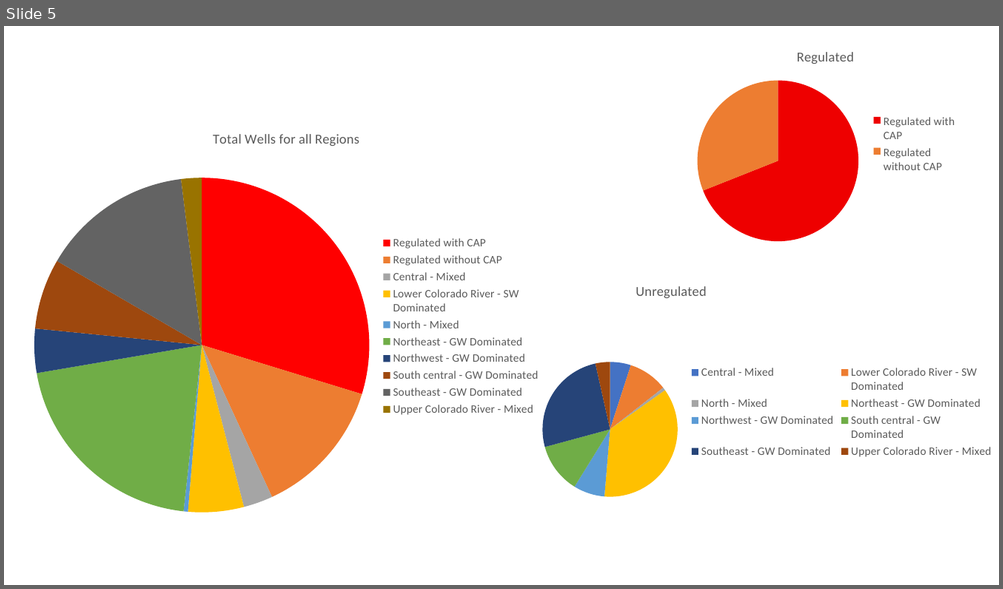
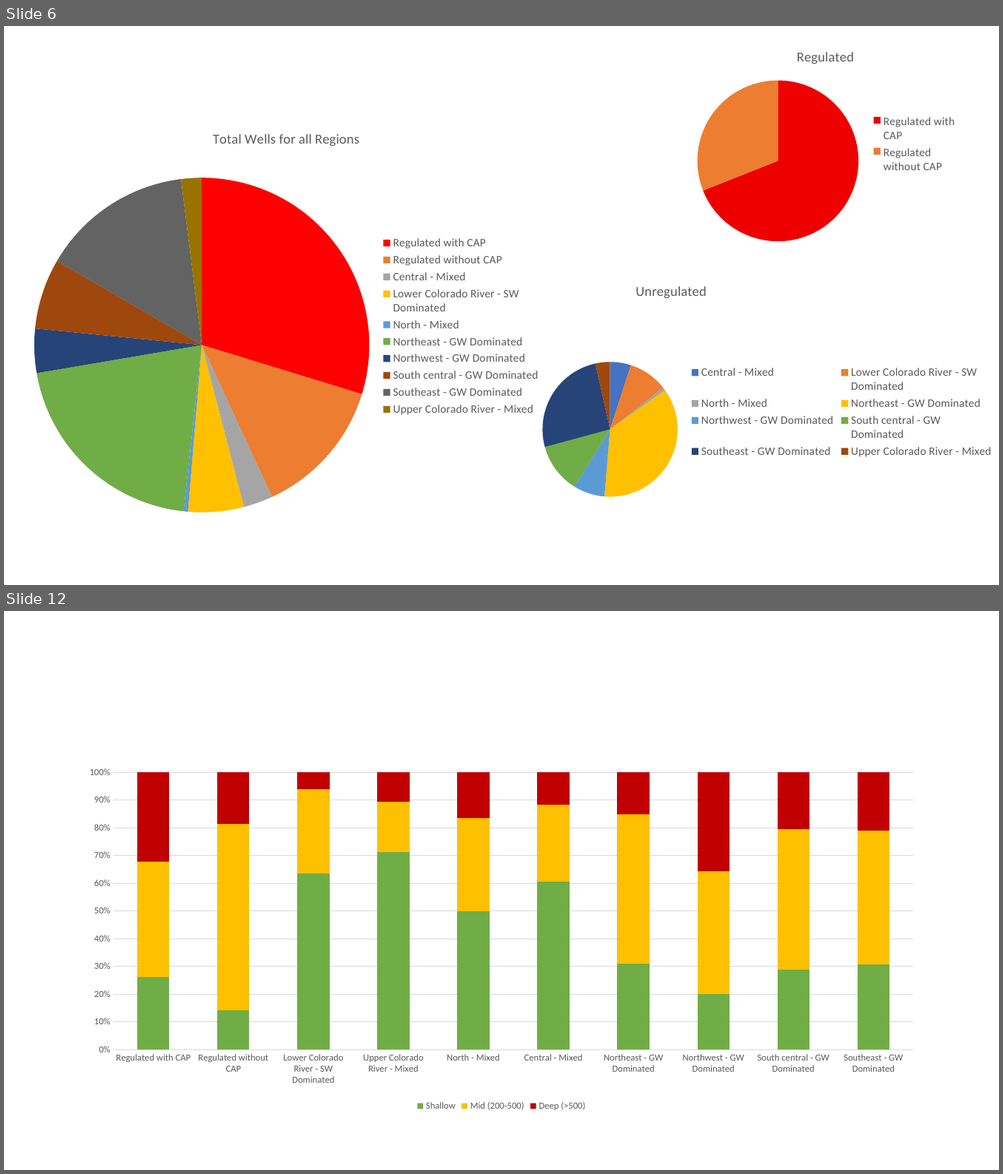
Before and after one commit to dtadych/AzGwDrought_SpatialAnalysis, a slide deck: MergedData/Output_files/Preliminary_Plots.pptx. Shown one above the other, each under a label of ours: slide 5 before the commit, slides 6 and 12 after it; the slides between them are not shown. The pictures are 1003x589 and 1003x1174 pixels, drawn with LibreOffice and Linux fonts; fonts in the diff are those of the drawing. Boxes give left, top, right and bottom in pixels: in the first picture for what was removed or moved away, otherwise in the second. Text is boxed around its words. In the diff, an @@ line names an element or a change of style, - is before the commit and + after.

```diff
--- a/MergedData/Output_files/Preliminary_Plots.pptx
+++ b/MergedData/Output_files/Preliminary_Plots.pptx
@@ slide 12 added at (4,611,999,1170), background #FFFFFF @@
@@ column stacked 100% chart added at (73,760,930,1116) @@
+categories: Regulated with CAP, Regulated without CAP, Lower Colorado River - SW Dominated, Upper Colorado River - Mixed, North - Mixed, Central - Mixed, Northeast - GW Dominated, Northwest - GW Dominated, South central - GW Dominated, Southeast - GW Dominated
+Shallow: 26, 14, 64, 71, 50, 61, 31, 20, 29, 31
+Mid (200-500): 42, 67, 30, 18, 34, 28, 54, 44, 50, 48
+Deep (>500): 32, 19, 6, 11, 16, 12, 15, 36, 21, 21
@@ what was slide 5 is now slide 6 @@
```
Also in this commit, not shown: 1 slide changed, 8 other slides added, 2 other files.
